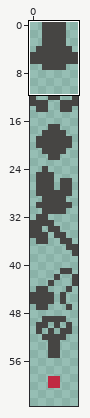
A pixel-art sprite gets an edit: assets/accessories.png. Above, an overview of the earlier version with the close-up marked.
Close-up. Before the commit:
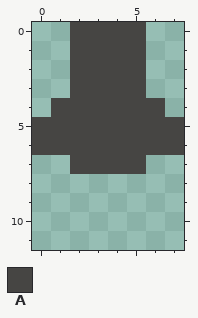
The file is 8x64 pixels. Colours within 5 levels of each other are drawn and written as one. Shown: x 0..7, y 0..11. The commit also changed other parts of the picture, which this record leaves out.
Palette (. is transparent): A #464543
Pixels before, first column x 0:
0 ..AAAA..
1 ..AAAA..
2 ..AAAA..
3 ..AAAA..
4 .AAAAAA.
5 AAAAAAAA
6 AAAAAAAA
7 ..AAAA..
The same view after the edit:
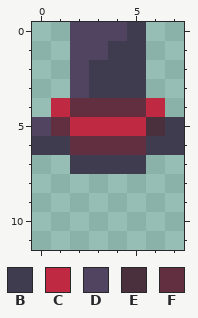
Colours new in this view: B #403c50  C #c02942  D #514461  E #4a303d  F #622f40
The exact change:
Changed rows in their new state; - is an unchanged pixel.
first column x 0:
 0 --DDDB--
 1 --DDBB--
 2 --DBBB--
 3 --DBBB--
 4 -CFFFFC-
 5 DFCCCCEB
 6 BBFFFFBB
 7 --BBBB--
Changed places in both close-ups, as pixel boxes (x1, y1, x2, y2):
changed: (32, 22, 184, 174)
